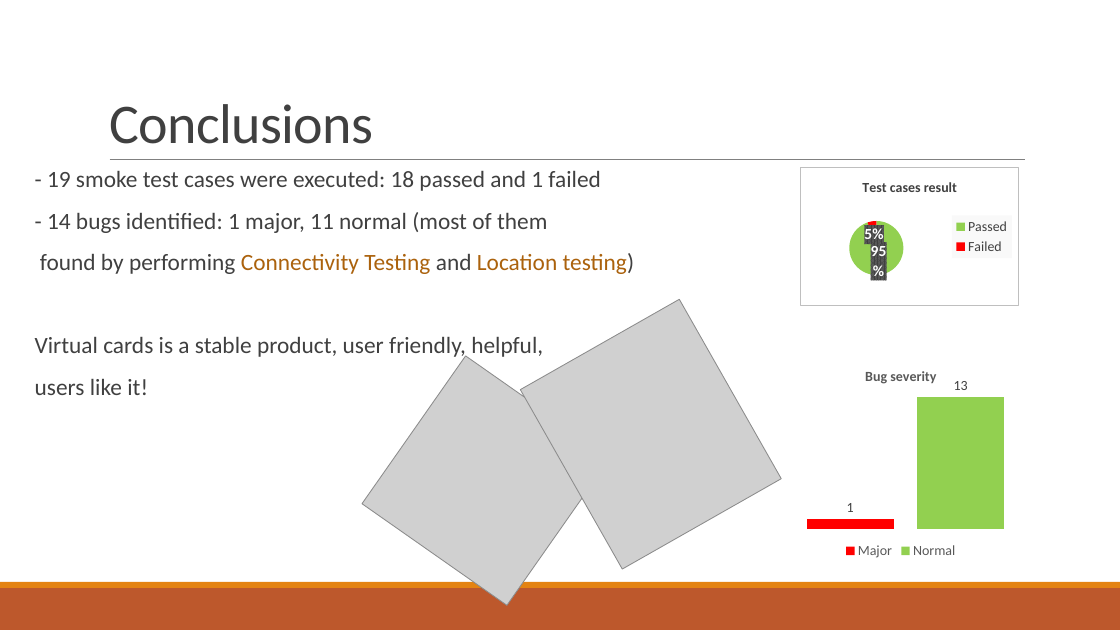
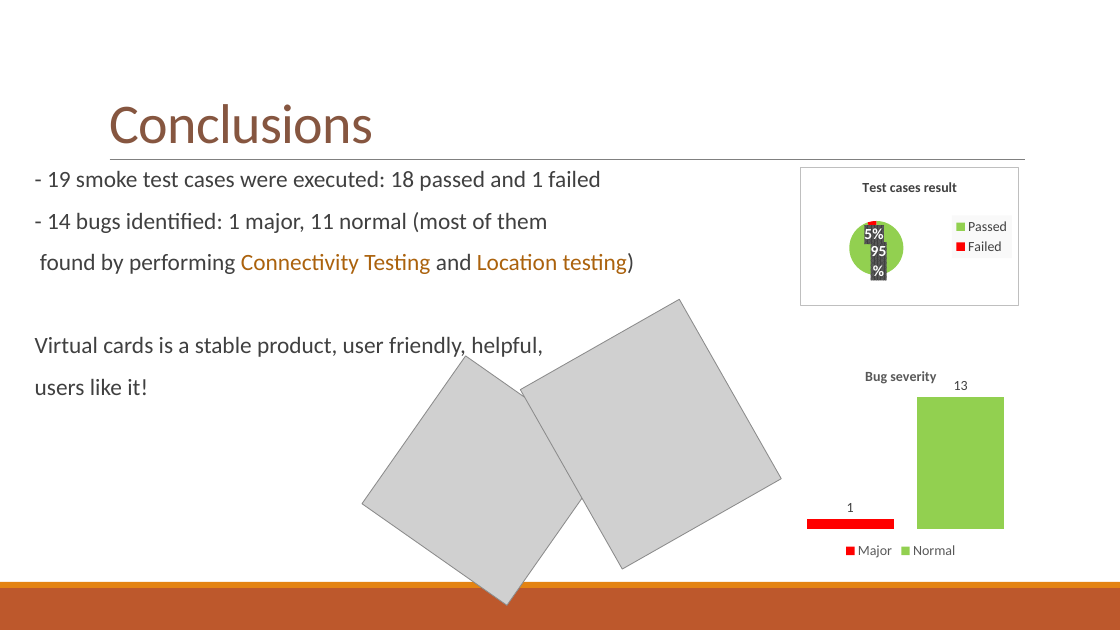
Before and after one commit to corinaradu/siit-testing, a slide deck: slide 10 of final-project/virtual-cards/virtual-cards.pptx. Drawn at 1120x630 pixels with LibreOffice and Linux fonts; fonts in the diff are those of the drawing; grey boxes stand for pictures. Boxes give left, top, right and bottom in pixels: in the first picture for what was removed or moved away, otherwise in the second. Text is boxed around its words. In the diff, an @@ line names an element or a change of style, - is before the commit and + after.

```diff
--- a/final-project/virtual-cards/virtual-cards.pptx
+++ b/final-project/virtual-cards/virtual-cards.pptx
@@ title "Conclusions" at (109,104,373,144): text colour #404040 to #865640 @@
```
Also in this commit, not shown: 7 other slides changed, 4 other files.
